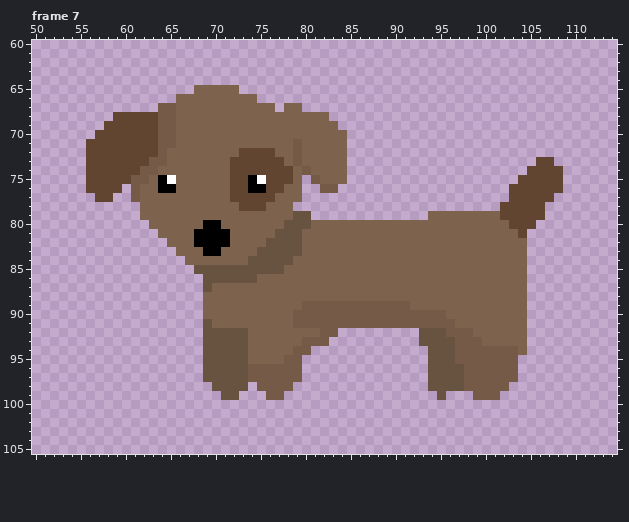
Edited in one commit: pixel-art file (Assets/Resources/Sprites/forest/forest-boss.aseprite). The picture above is the old version.
130x165 pixels, 11 frames. Shown: frame 7: x 50..114, y 60..105. The commit also changed other frames, which this record leaves out.
Now the later version:
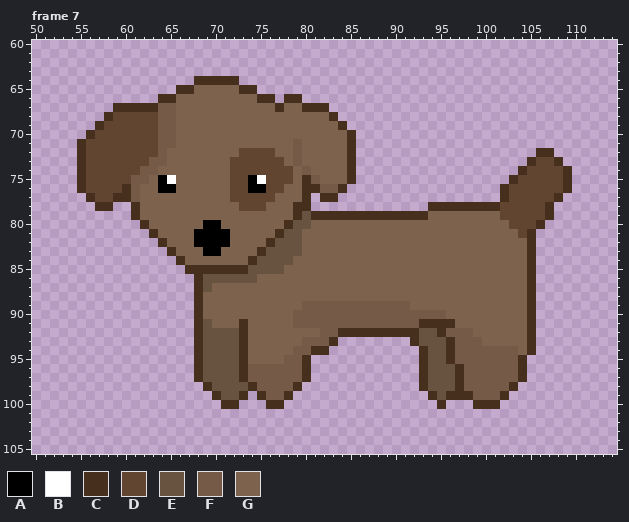
Palette (. is transparent): A #000000  B #ffffff  C #472f1d  D #614530  E #685240  F #755b47  G #7d624d
What changed:
Changed rows in their new state; - is an unchanged pixel.
Frame 7:
first column x 55:
 64 -------------CCCCC-------------------------------------
 65 -----------CC-----CC-----------------------------------
 66 ---------CC---------CC-CC------------------------------
 67 ----CCCCC-------------C--CCC---------------------------
 68 ---C------------------------C--------------------------
 69 --C--------------------------C-------------------------
 70 -C----------------------------C------------------------
 71 C-----------------------------C------------------------
 72 C-----------------------------C--------------------CC--
 73 C-----------------------------C-------------------C--C-
 74 C-----------------------------C------------------C----C
 75 C------------------------C----C-----------------C-----C
 76 C----C-------------------CC--C-----------------C------C
 77 -C--CC-------------------C-CC------------------C-----C-
 78 --CC--C-----------------CC-------------CCCCCCCC-----C--
 79 ------C-----------------C-CCCCCCCCCCCCC-------------C--
 80 -------C---------------C---------------------------C---
 81 --------C-------------C---------------------------C----
 82 ---------C-----------C----------------------------C----
 83 ----------C---------C-----------------------------C----
 84 -----------C-------C------------------------------C----
 85 ------------CCCCCCC-------------------------------C----
 86 -------------C------------------------------------C----
 87 -------------C------------------------------------C----
 88 -------------C------------------------------------C----
 89 -------------C------------------------------------C----
 90 -------------C------------------------------------C----
 91 -------------C----C-------------------CCCC--------C----
 92 -------------C----C----------CCCCCCCCC--C---------C----
 93 -------------C----C---------C--------C---C--------C----
 94 -------------C----C-------CC----------C--C--------C----
 95 -------------C----C------C------------C--C-------C-----
 96 -------------C----C------C------------C---C------C-----
 97 -------------C----C------C------------C---C------C-----
 98 --------------C----C----C-------------C---C-----C------
 99 ---------------C--C-C--C---------------C-CCC---C-------
100 ----------------CC---CC-----------------C---CCC--------
Pixel boxes of the changes (left, top, right, bottom) in both pictures:
changed: (77, 76, 572, 409)
